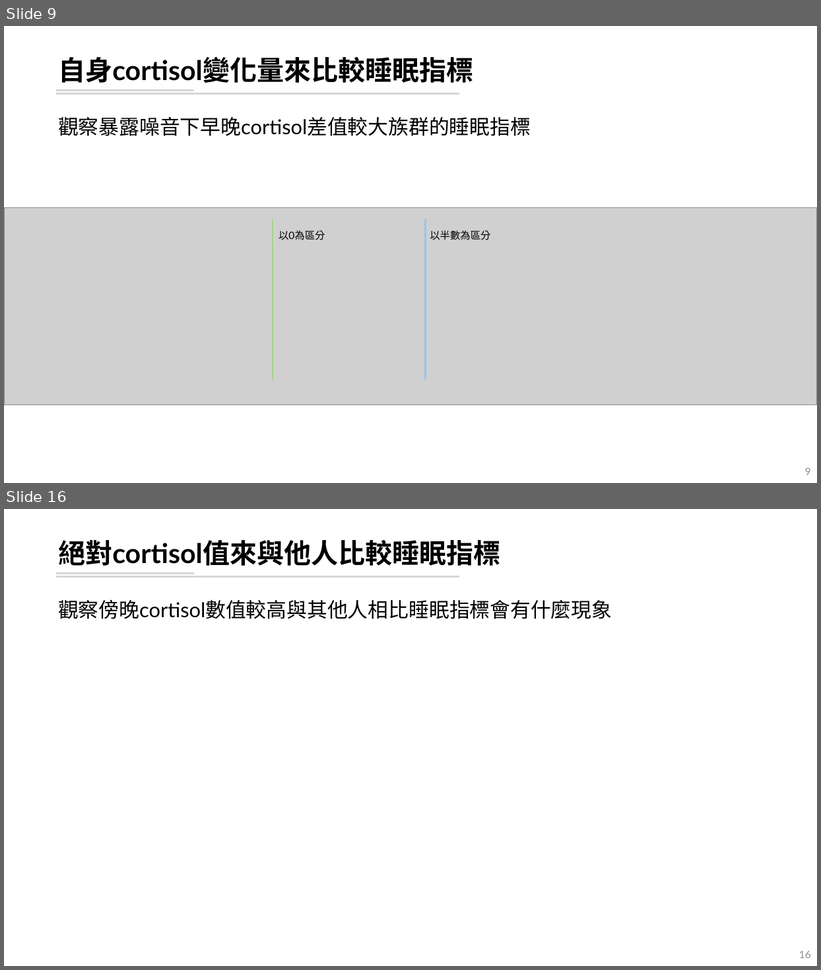
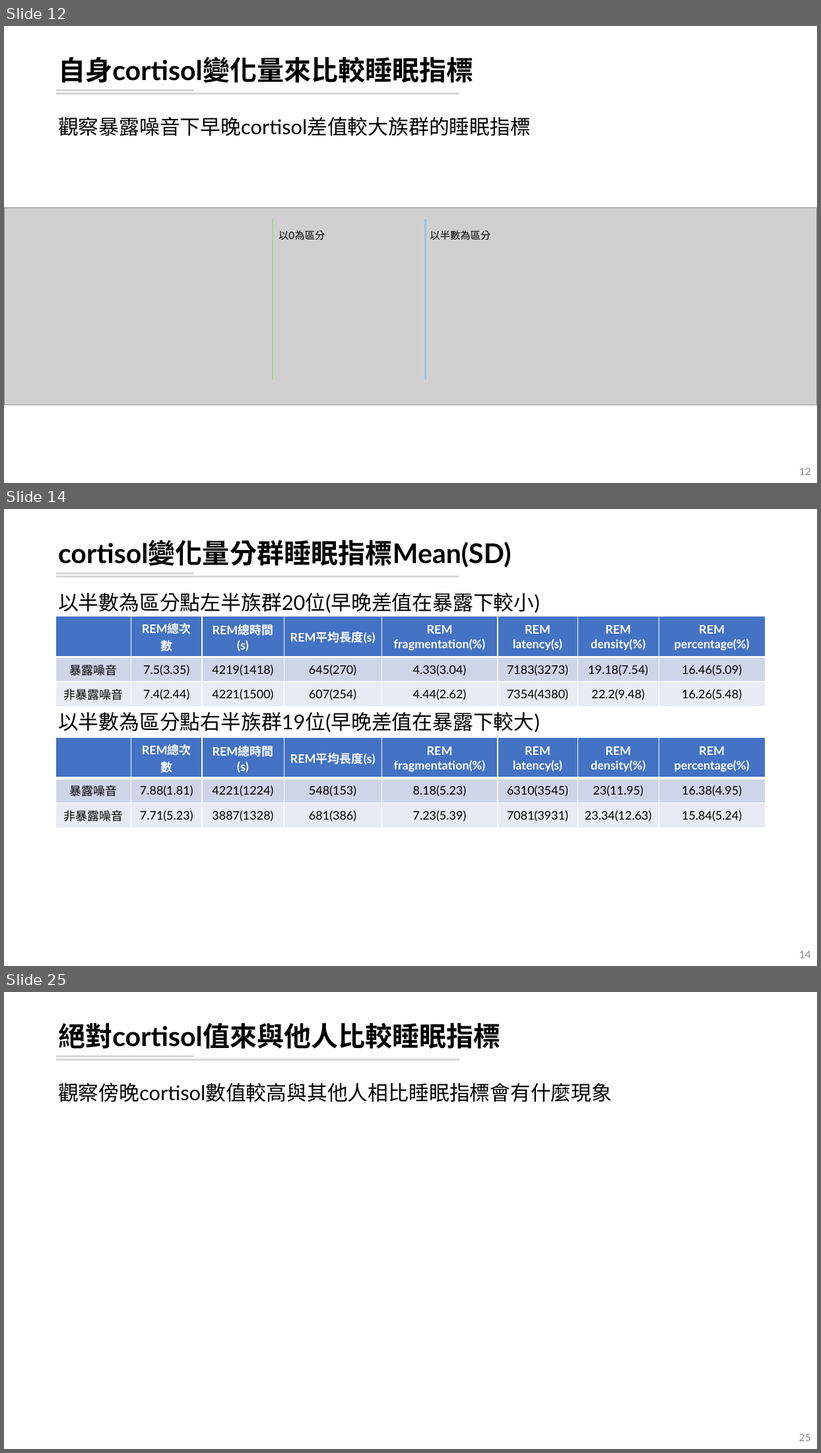
Before and after one commit to leooel97895750/REM_DataMining, a slide deck: 20210804_REM分析.pptx. Shown one above the other, each under a label of ours: slides 9 and 16 before the commit, slides 12, 14 and 25 after it; the slides between them are not shown. The pictures are 821x970 and 821x1453 pixels, drawn with LibreOffice and Linux fonts; fonts in the diff are those of the drawing; grey boxes stand for pictures. Boxes give left, top, right and bottom in pixels: in the first picture for what was removed or moved away, otherwise in the second. Text is boxed around its words. In the diff, an @@ line names an element or a change of style, - is before the commit and + after.

```diff
--- a/20210804_REM分析.pptx
+++ b/20210804_REM分析.pptx
@@ slide 14 added at (4, 509, 817, 966), background #FFFFFF; not listed: 2 template elements that a slide beside it also shows @@
@@ title added at (58, 540, 511, 568), 32 pt, text #000000, bold @@
+cortisol變化量分群睡眠指標Mean(SD)
@@ text added at (58, 593, 540, 613), 24 pt, text #000000 @@
+以半數為區分點左半族群20位(早晚差值在暴露下較小)
@@ table added at (56, 617, 764, 703), 3 rows, 8 columns @@
+ | REM總次數 | REM總時間(s) | REM平均長度(s) | REM fragmentation(%) | REM latency(s) | REM density(%) | REM percentage(%)
+暴露噪音 | 7.5(3.35) | 4219(1418) | 645(270) | 4.33(3.04) | 7183(3273) | 19.18(7.54) | 16.46(5.09)
+非暴露噪音 | 7.4(2.44) | 4221(1500) | 607(254) | 4.44(2.62) | 7354(4380) | 22.2(9.48) | 16.26(5.48)
@@ text added at (58, 712, 540, 733), 24 pt, text #000000 @@
+以半數為區分點右半族群19位(早晚差值在暴露下較大)
@@ table added at (56, 738, 764, 824), 3 rows, 8 columns @@
+ | REM總次數 | REM總時間(s) | REM平均長度(s) | REM fragmentation(%) | REM latency(s) | REM density(%) | REM percentage(%)
+暴露噪音 | 7.88(1.81) | 4221(1224) | 548(153) | 8.18(5.23) | 6310(3545) | 23(11.95) | 16.38(4.95)
+非暴露噪音 | 7.71(5.23) | 3887(1328) | 681(386) | 7.23(5.39) | 7081(3931) | 23.34(12.63) | 15.84(5.24)
@@ page number added at (799, 951, 811, 958), 12 pt, text #8C8C8C @@
+14
@@ what was slide 9 is now slide 12 @@
@@ page number at (799, 468, 811, 475): text changed @@
-9
+12
@@ what was slide 16 is now slide 25 @@
@@ page number at (799, 1434, 811, 1441): text changed @@
-16
+25
```
Also in this commit, not shown: 6 slides changed, 9 other slides added, 3 slides removed, 5 other files.
